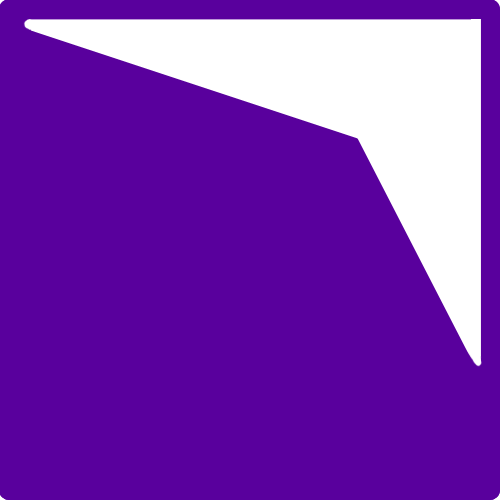
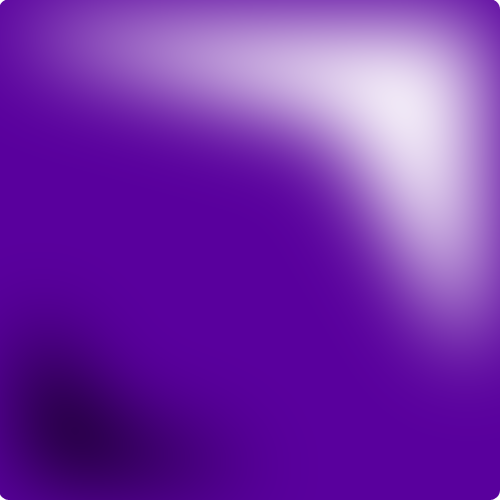
Layers edited between the first and the second 500 × 500 image:
hid "Shape 5" over left=23, top=19, right=482, bottom=367
hid "Shape 1" over left=0, top=0, right=500, bottom=500
